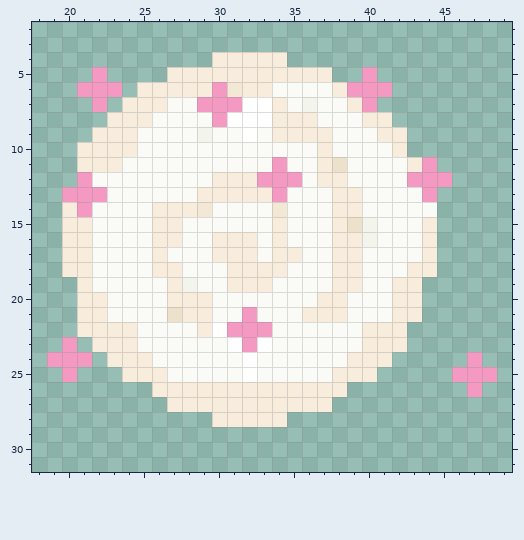
Edited in one commit: pixel-art sprite (sprites/spr_3headeddog_doublejumpInvin/679d717a-4ad7-4eff-87af-a7a39b8a3e03.png). The picture above is the old version.
The file is 64x32 pixels. Shown: x 18..49, y 2..31.
Once edited:
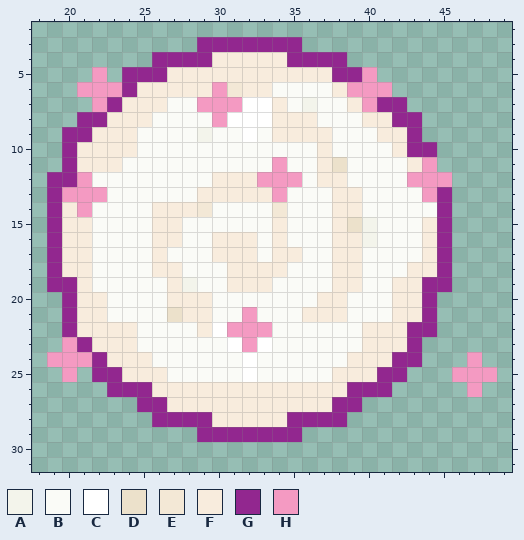
Palette (. is transparent): A #f3f4eb  B #fafbf7  C #ffffff  D #ece1cb  E #f3e8d6  F #f8ecdd  G #92278f  H #f49ac2
The edit:
@@ x 18..49 @@
  2 ................................
- 3 ................................
- 4 ............FFFFF...............
- 5 ....H....FFFFFFFFFFF..H.........
- 6 ...HHH.FFFFFHEFFBBBBFHHH........
- 7 ....H.FFFBBHHHCCFBABBFH.........
- 8 .....FFFBBBBHCCCFFFBBBFF........
- 9 ....FFFBBBBABBCBFFFFBBBFF.......
-10 ...FFFFBBBBBBBBBBBBFBBBBF.......
-11 ...FFFBBBBBBBBBBHBBFDBBBBFH.....
-12 ...HBBBBBBBBFFFHHHBFFBBBBHHH....
-13 ..HHHBBBBBBFFFFFHBBBFFBBBBH.....
-14 ..FHBBBBFFFEBBBBEBBBFFBBBBB.....
-15 ..FFBBBBFFBBBBBBFBBBFDABBBF.....
-16 ..FFBBBBFFBBFFFBFBBBFFABBBF.....
-17 ..FFBBBBFBBBFFFBFFBBFFBBBBF.....
-18 ..FFBBBBFFBBBFFFFBBBFFBBBFF.....
-19 ...FBBBBBFABBFFFBBBBFFBBFF......
-20 ...FFBBBBFFFBBBBBBBFFBBBFF......
-21 ...FFBBBBDFFBBHBBBFFFBBBFF......
-22 ...FFFFBBBBFCHHHBBBBBBFFF.......
-23 ..H.FFFBBBBBBCHCBBBBBBFFF.......
-24 .HHH.FFFBBBBBBCBBBBBBFFF.....H..
-25 ..H...FFFBBBBBCBBBBBFFF.....HHH.
-26 ........FFFFFFFFFFFFF........H..
-27 .........FFFFFFFFFFF............
-28 ............FFFFF...............
-29 ................................
+ 3 ...........GGGGGGG..............
+ 4 ........GGGGFFFFFGGGG...........
+ 5 ....H.GGGFFFFFFFFFFFGGH.........
+ 6 ...HHHGFFFFFHEFFBBBBFHHH........
+ 7 ....HGFFFBBHHHCCFBABBFHGG.......
+ 8 ...GGFFFBBBBHCCCFFFBBBFFGG......
+ 9 ..GGFFFBBBBABBCBFFFFBBBFFG......
+10 ..GFFFFBBBBBBBBBBBBFBBBBFGG.....
+11 ..GFFFBBBBBBBBBBHBBFDBBBBFH.....
+12 .GGHBBBBBBBBFFFHHHBFFBBBBHHH....
+13 .GHHHBBBBBBFFFFFHBBBFFBBBBHG....
+14 .GFHBBBBFFFEBBBBEBBBFFBBBBBG....
+15 .GFFBBBBFFBBBBBBFBBBFDABBBFG....
+16 .GFFBBBBFFBBFFFBFBBBFFABBBFG....
+17 .GFFBBBBFBBBFFFBFFBBFFBBBBFG....
+18 .GFFBBBBFFBBBFFFFBBBFFBBBFFG....
+19 .GGFBBBBBFABBFFFBBBBFFBBFFGG....
+20 ..GFFBBBBFFFBBBBBBBFFBBBFFG.....
+21 ..GFFBBBBDFFBBHBBBFFFBBBFFG.....
+22 ..GFFFFBBBBFCHHHBBBBBBFFFGG.....
+23 ..HGFFFBBBBBBCHCBBBBBBFFFG......
+24 .HHHGFFFBBBBBBCBBBBBBFFFGG...H..
+25 ..H.GGFFFBBBBBCBBBBBFFFGG...HHH.
+26 .....GGGFFFFFFFFFFFFFGGG.....H..
+27 .......GGFFFFFFFFFFFGG..........
+28 ........GGGGFFFFFGGGG...........
+29 ...........GGGGGGG..............
 30 ................................
Boxes around the changes in both pictures, in picture pixels (x1, y1, x2, y2):
added: (47, 37, 452, 442)
